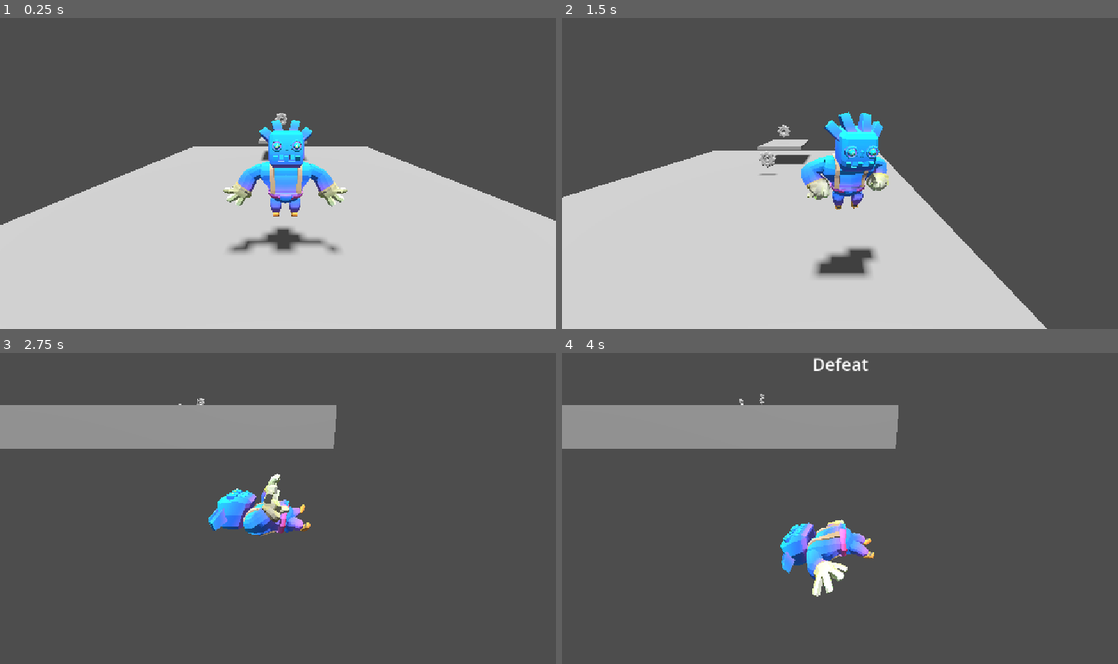
Above: before the commit, frames 1-4 (two rows, left to right).
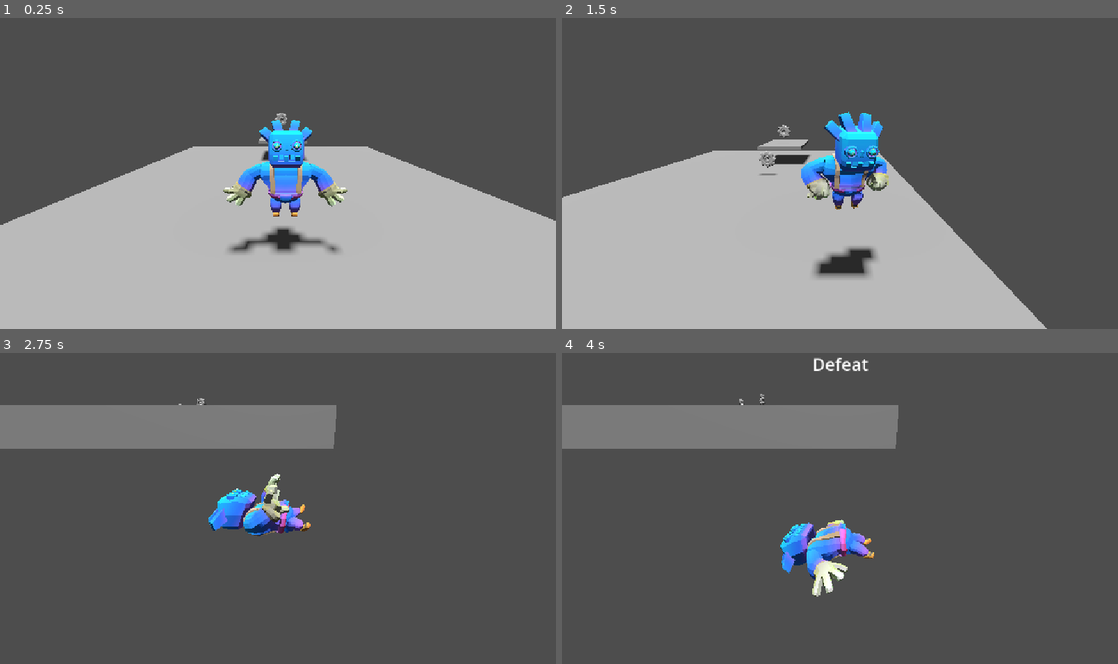
Above: after the commit, the same moments.

Repository: TimurBysky/3D-Platformer-with-Basic-Elements
Game: Godot game, scene res://main.tscn
The game is run twice, just before and just after one commit, with the same random seed, the same clock (stepped at 60 frames per second) and the same inputs.
Inputs:
- Up to frame 1 (0.25 s): no input
- Up to frame 2 (1.5 s): hold D (right) 0.53-1.28 s; tap Space (jump) at 0.77 s; hold S (backward) from 1.28 s (still down)
- Up to frame 3 (2.75 s): tap Space (jump) at 1.52 s; release S (backward) at 2.03 s; hold D (right) from 2.03 s (still down)
- Up to frame 4 (4 s): release D (right) at 2.78 s; hold W (forward) 2.78-3.53 s; tap Space (jump) at 3.02, 3.77 s; hold A (left) from 3.53 s (still down)

The runs differ from the first frame. In frame 1, 1.9% of the frame differs, in the area x 40-63%, y 30-64%; in frame 2, 2.3%, in the area x 35-59%, y 30-62%; in frame 3, 1.3%; in frame 4, 1.2%.

Commit message:
Улучшено освещение 2

Diff:
--- a/light.tscn
+++ b/light.tscn
@@ -1,6 +1,5 @@
 [gd_scene format=3 uid="uid://c8he2q66jk62n"]
 
 [node name="Light" type="DirectionalLight3D"]
-transform = Transform3D(1, 0, 0, 0, 1, 0, 0, 0, 1, 0, 0, 0)
 shadow_enabled = true
 directional_shadow_split_1 = 0.195
--- a/main.tscn
+++ b/main.tscn
@@ -9,8 +9,8 @@
 
 [sub_resource type="Environment" id="Environment_7mycd"]
 ambient_light_source = 2
-ambient_light_color = Color(1, 1, 1, 1)
-ambient_light_energy = 0.2
+ambient_light_color = Color(0.779291, 0.779291, 0.779291, 1)
+ambient_light_energy = 0.15
 
 [node name="Main" type="Node3D"]
 script = ExtResource("1_1bvp3")
--- a/second.tscn
+++ b/second.tscn
@@ -12,6 +12,11 @@
 func _ready():
 	next_scene = preload(\"res://third.tscn\")  # Для второй сцены
 "
+
+[sub_resource type="Environment" id="Environment_f5t4d"]
+ambient_light_source = 2
+ambient_light_color = Color(1, 1, 1, 1)
+ambient_light_energy = 0.2
 
 [node name="Second" type="Node3D"]
 script = SubResource("GDScript_f5t4d")
@@ -39,3 +44,6 @@
 
 [node name="Light" parent="." instance=ExtResource("5_f5t4d")]
 transform = Transform3D(1, 0, 0, 0, 0.577843, 0.816148, 0, -0.816148, 0.577843, 0, 6.71715, -0.591468)
+
+[node name="WorldEnvironment" type="WorldEnvironment" parent="."]
+environment = SubResource("Environment_f5t4d")
--- a/third.tscn
+++ b/third.tscn
@@ -13,6 +13,13 @@
 	next_scene = preload(\"res://third.tscn\")
 
 "
+
+[sub_resource type="Environment" id="Environment_jrkaf"]
+background_mode = 2
+background_color = Color(0.693293, 0.804962, 0.89478, 1)
+ambient_light_source = 2
+ambient_light_color = Color(1, 1, 1, 1)
+ambient_light_energy = 0.2
 
 [node name="Third" type="Node3D"]
 script = SubResource("GDScript_leicr")
@@ -48,3 +55,6 @@
 
 [node name="Player" parent="." instance=ExtResource("4_tokan")]
 transform = Transform3D(0.505, 0, 0, 0, 0.505, 0, 0, 0, 0.505, 0, 0.668739, 3.77493)
+
+[node name="WorldEnvironment" type="WorldEnvironment" parent="."]
+environment = SubResource("Environment_jrkaf")
Not shown: 1 places in second.tscn that only renumber resources
Not shown: 1 places in third.tscn that only renumber resources
